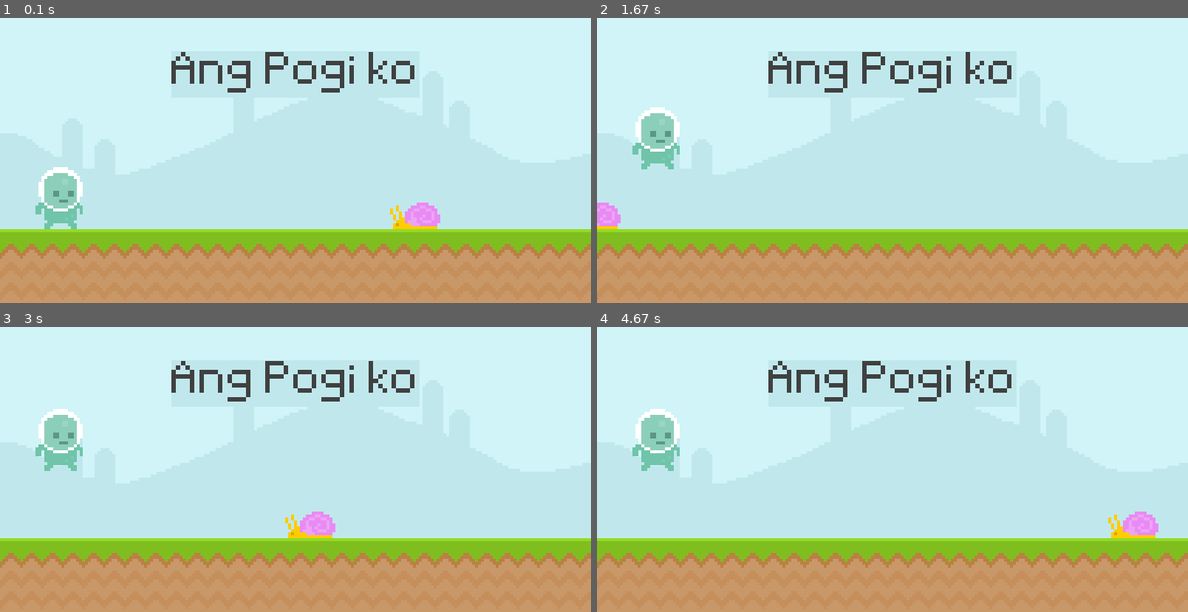
Above: before the commit, frames 1-4 (two rows, left to right).
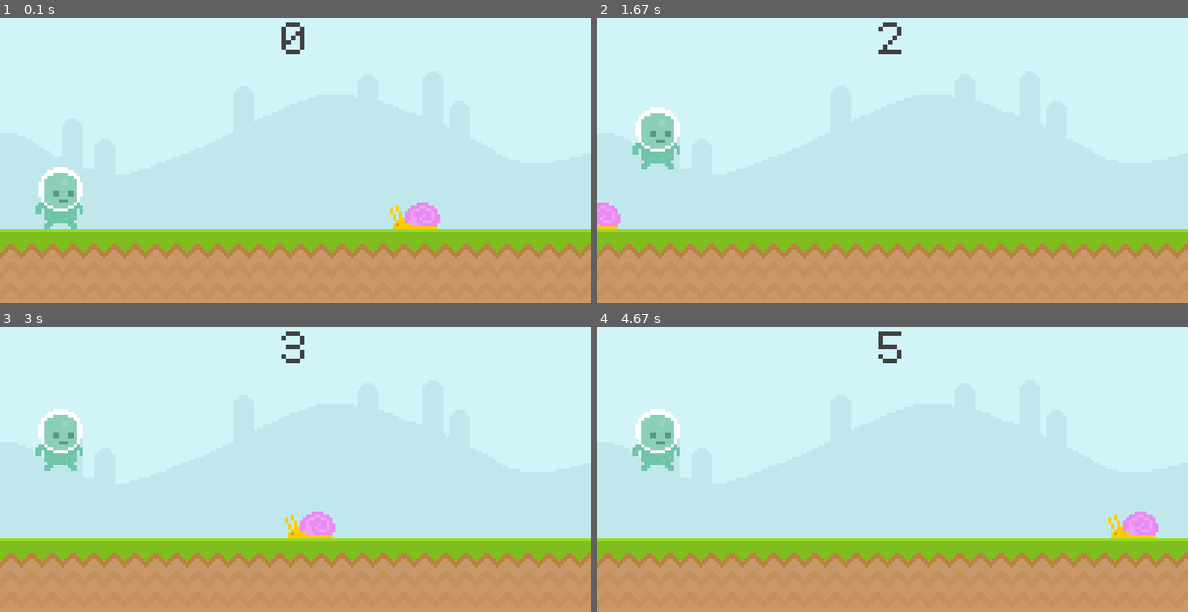
Above: after the commit, the same moments.

Repository: progchris00/Python-Projects
Game: pygame game, started from Pygames/Runner/main.py
Same seed, same stepped clock (60 frames per second), same inputs: the game is played once before the commit and once after it.
Inputs (mouse positions are in pixels of both pictures, inside the frame that each line leads up to):
- Up to frame 1 (0.1 s): no input
- Up to frame 2 (1.67 s): click (892, 154) at 0.38 s; click (709, 112) at 1.22 s
- Up to frame 3 (3 s): click (307, 364) at 2.05 s; click (277, 415) at 2.88 s
- Up to frame 4 (4.67 s): click (1046, 438) at 3.72 s; click (1016, 412) at 4.55 s

The runs differ from the first frame. In frame 1, 1.7% of the frame differs, in the area x 29-71%, y 1-27%; in frame 2, 1.6%; in frame 3, 1.6%; in frame 4, 1.7%.

Commit message:
Added scoring feature

Diff:
--- a/Pygames/Runner/main.py
+++ b/Pygames/Runner/main.py
@@ -1,5 +1,11 @@
 import pygame
 from sys import exit
+
+def display_score():
+    current_time = round(pygame.time.get_ticks() / 1000)
+    score_surf = test_font.render(f'{current_time}', False, (64, 64, 64))
+    score_rect = score_surf.get_rect(center = (400, 50))
+    screen.blit(score_surf, score_rect)
 
 pygame.init()
 
@@ -13,7 +19,6 @@
 sky_surface = pygame.image.load('graphics/Sky.png').convert()
 ground_surface = pygame.image.load('graphics/ground.png').convert()
 
-
 snail_surf = pygame.image.load('graphics/snail/snail1.png').convert_alpha()
 snail_rect = snail_surf.get_rect(midbottom = (600, 300))
 
@@ -21,8 +26,8 @@
 player_rect = player_surf.get_rect(midbottom = (80, 300))
 player_gravity = 0
 
-score_surf = test_font.render('Ang Pogi ko', False, (64, 64, 64))
-score_rect = score_surf.get_rect(center = (400, 90))
+# score_surf = test_font.render('Ang Pogi ko', False, (64, 64, 64))
+# score_rect = score_surf.get_rect(center = (400, 90))
 
 while True:
     for event in pygame.event.get():
@@ -41,8 +46,9 @@
 
     if game_active:
         screen.blits([(sky_surface, (0, 0)), (ground_surface, (0, 300))])
-        pygame.draw.rect(screen, '#c0e8ec', score_rect)
-        screen.blit(score_surf, score_rect)
+        # pygame.draw.rect(screen, '#c0e8ec', score_rect)
+        # screen.blit(score_surf, score_rect)
+        display_score()
 
         snail_rect.left -= 6
         if snail_rect.left < -100: snail_rect.left = 800
